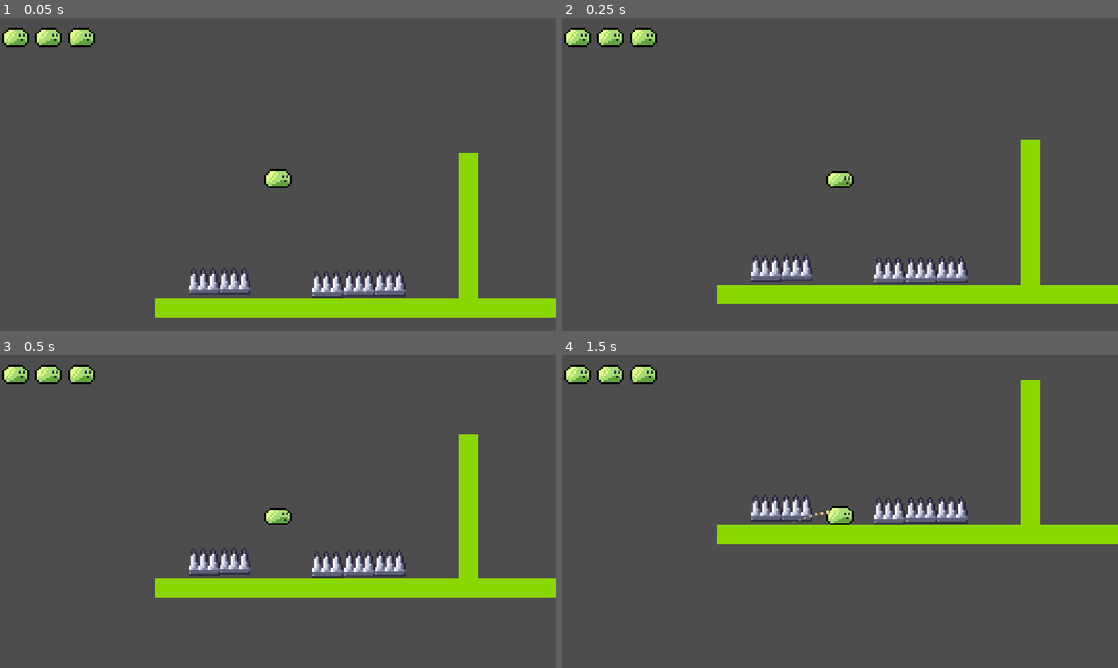
Above: before the commit, frames 1-4 (two rows, left to right).
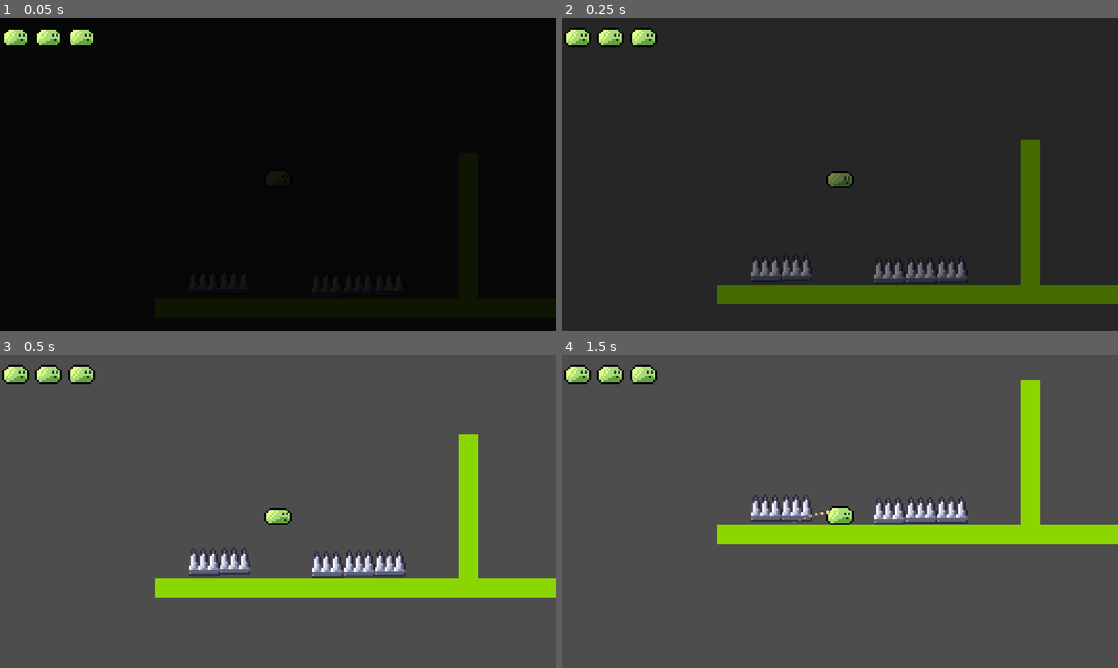
Above: after the commit, the same moments.

Repository: Trash-and-Co/bounce-back
Game: Godot game, scene res://scenes/testScenes/voitkevicstestlevel.tscn
The game is run twice, just before and just after one commit, with the same random seed, the same clock (stepped at 60 frames per second) and the same inputs.
Inputs (mouse positions are in pixels of both pictures, inside the frame that each line leads up to):
- Up to frame 1 (0.05 s): no input
- Up to frame 2 (0.25 s): no input
- Up to frame 3 (0.5 s): no input
- Up to frame 4 (1.5 s): move the mouse to (962, 495) at 0.52 s; click (962, 495) at 0.67 s; drag from (728, 527) to (951, 511) at 1.27 s

The runs differ from the first frame. In frame 1, 99% of the frame differs, in the area x 0-100%, y 0-100%; in frame 2, 99%; in frame 3, nothing differs; in frame 4, nothing differs.

Commit message:
added fade from black intro and fade to black on death trigger

Diff:
--- a/enemies/deathTrigger/death_trigger.gd
+++ b/enemies/deathTrigger/death_trigger.gd
@@ -1,10 +1,37 @@
 extends Area2D
 
+
 func _on_body_entered(body: Node2D) -> void:
-	if body.is_in_group("player"):
-		get_tree().call_group_flags(
-			SceneTree.GROUP_CALL_DEFERRED,
-			"stage_checkpoint",
-			"toCheckpoint",
-			body
-		)
+	var player := body as CharacterBody2D
+	if player == null or not player.is_in_group("player"):
+		return
+
+	var camera := player.get_node("Camera2D") as Camera2D
+	var fade := get_tree().current_scene.get_node("FadeToBlack")
+
+	if not player.call("claim_death"):
+		return
+
+	# Hold the camera in place while the slime keeps falling.
+	var camera_offset := camera.position
+	var frozen_position := camera.global_position
+	camera.top_level = true
+	camera.global_position = frozen_position
+
+	player.set("attached", false)
+	player.set("detach_pending", false)
+
+	await fade.call("fade_to_black")
+
+	# Teleport and restore camera follow while the screen is black.
+	get_tree().call_group("stage_checkpoint", "toCheckpoint", player)
+	player.set("attached", false)
+	player.set("detach_pending", false)
+
+	camera.top_level = false
+	camera.position = camera_offset
+	camera.reset_smoothing()
+	camera.force_update_scroll()
+
+	await fade.call("fade_from_black")
+	player.set("death_in_progress", false)
--- a/player/player.gd
+++ b/player/player.gd
@@ -48,8 +48,8 @@
 
 func _input(event: InputEvent) -> void:
 	if event is InputEventMouseMotion and dragging:
-		var mouse: Vector2 = get_canvas_transform().affine_inverse() * event.position
-		pullback_started = pullback_started or drag_start.distance_to(mouse) > DRAG_DEAD_ZONE
+		var motion_position: Vector2 = get_canvas_transform().affine_inverse() * event.position
+		pullback_started = pullback_started or drag_start.distance_to(motion_position) > DRAG_DEAD_ZONE
 		return
 
 	if not event is InputEventMouseButton or event.button_index != MOUSE_BUTTON_LEFT:
--- a/project.godot
+++ b/project.godot
@@ -15,6 +15,10 @@
 config/features=PackedStringArray("4.7", "GL Compatibility")
 config/icon="res://icon.svg"
 
+[autoload]
+
+FadeToBlack="*uid://is5nhsfmoxgb"
+
 [display]
 
 window/stretch/mode="canvas_items"
--- a/scenes/levels/grassPlatues/stage1Tutorial.tscn
+++ b/scenes/levels/grassPlatues/stage1Tutorial.tscn
@@ -5,6 +5,7 @@
 [ext_resource type="Texture2D" uid="uid://bi0me184esy0w" path="res://assets/SlimePlatformerAssets/Backgrounds/Bg2.png" id="3_k2svq"]
 [ext_resource type="PackedScene" uid="uid://cuhxkjcj3memu" path="res://objects/checkpoint/checkpoint.tscn" id="4_w4rtc"]
 [ext_resource type="PackedScene" uid="uid://j8h0x4k13qop" path="res://enemies/deathTrigger/deathTrigger.tscn" id="5_w5pkf"]
+[ext_resource type="PackedScene" uid="uid://is5nhsfmoxgb" path="res://ui/fadeToBlack.tscn" id="6_w5pkf"]
 
 [node name="Stage1Tutorial" type="Node2D" unique_id=524240727]
 
@@ -27,9 +28,11 @@
 position = Vector2(1052, 630)
 scale = Vector2(4, 4)
 
-[node name="CollisionShape2D" parent="DeathTrigger" index="0" unique_id=1353773110]
+[node name="CollisionShape2D" parent="DeathTrigger" index="0" unique_id=1103659472]
 position = Vector2(4, 4)
 scale = Vector2(20.4, 1)
 
+[node name="FadeToBlack" parent="." unique_id=364107224 instance=ExtResource("6_w5pkf")]
+
 [editable path="Player"]
 [editable path="DeathTrigger"]
--- /dev/null
+++ b/ui/fadeToBlack.tscn
@@ -0,0 +1,13 @@
+[gd_scene format=3 uid="uid://is5nhsfmoxgb"]
+
+[ext_resource type="Script" uid="uid://c2m1b5fqckwq7" path="res://ui/fade_to_black.gd" id="1_fbxgg"]
+
+[node name="FadeToBlack" type="CanvasLayer" unique_id=1445862696]
+script = ExtResource("1_fbxgg")
+
+[node name="ColorRect" type="ColorRect" parent="." unique_id=1482062907]
+offset_right = 40.0
+offset_bottom = 40.0
+scale = Vector2(29.131763, 16.479282)
+mouse_filter = 2
+color = Color(0, 0, 0, 1)
--- /dev/null
+++ b/ui/fade_to_black.gd
@@ -0,0 +1,35 @@
+extends CanvasLayer
+
+@onready var overlay: ColorRect = $ColorRect
+var fade_tween: Tween
+
+func _ready() -> void:
+	overlay.modulate.a = 1.0
+	get_tree().scene_changed.connect(_on_scene_changed)
+
+	# Also reveal the first scene when the game launches.
+	await get_tree().process_frame
+	if fade_tween == null:
+		fade_from_black()
+
+
+func _on_scene_changed() -> void:
+	overlay.modulate.a = 1.0
+	fade_from_black()
+
+
+func fade_to_black(duration: float = 0.5) -> void:
+	await _fade_to(1.0, duration)
+
+
+func fade_from_black(duration: float = 0.5) -> void:
+	await _fade_to(0.0, duration)
+
+
+func _fade_to(alpha: float, duration: float) -> void:
+	if fade_tween != null:
+		fade_tween.kill()
+
+	fade_tween = create_tween()
+	fade_tween.tween_property(overlay, "modulate:a", alpha, duration)
+	await fade_tween.finished
Not shown, added: ui/fade_to_black.gd.uid
